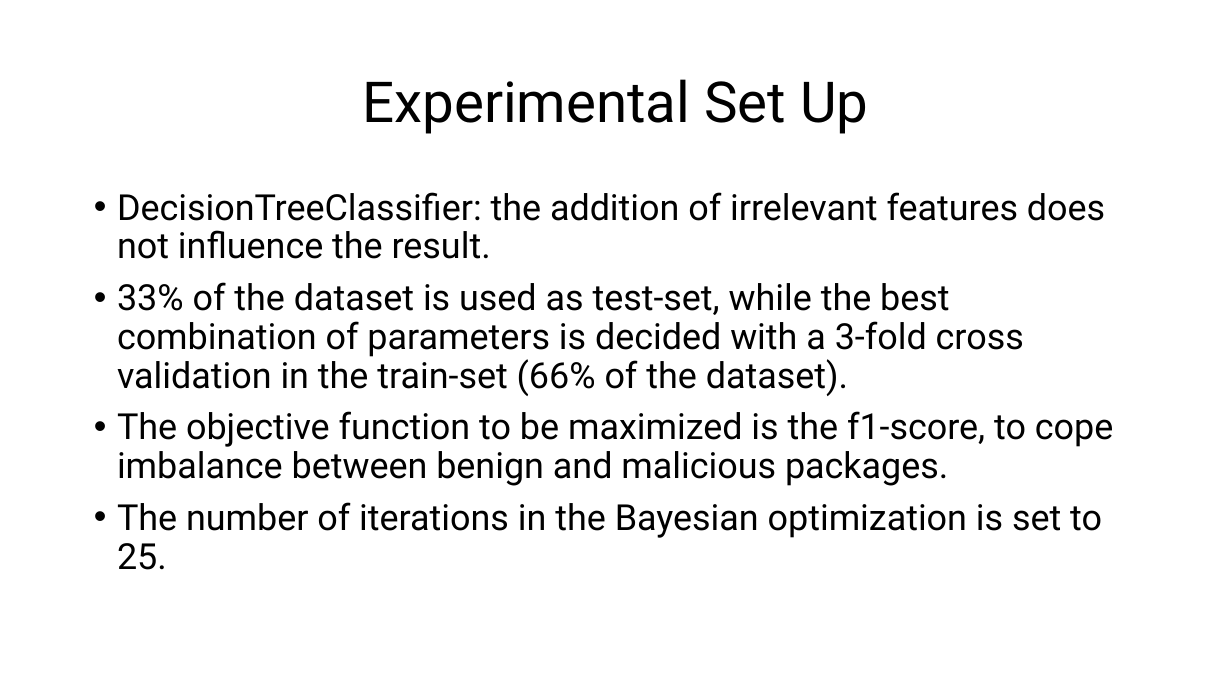
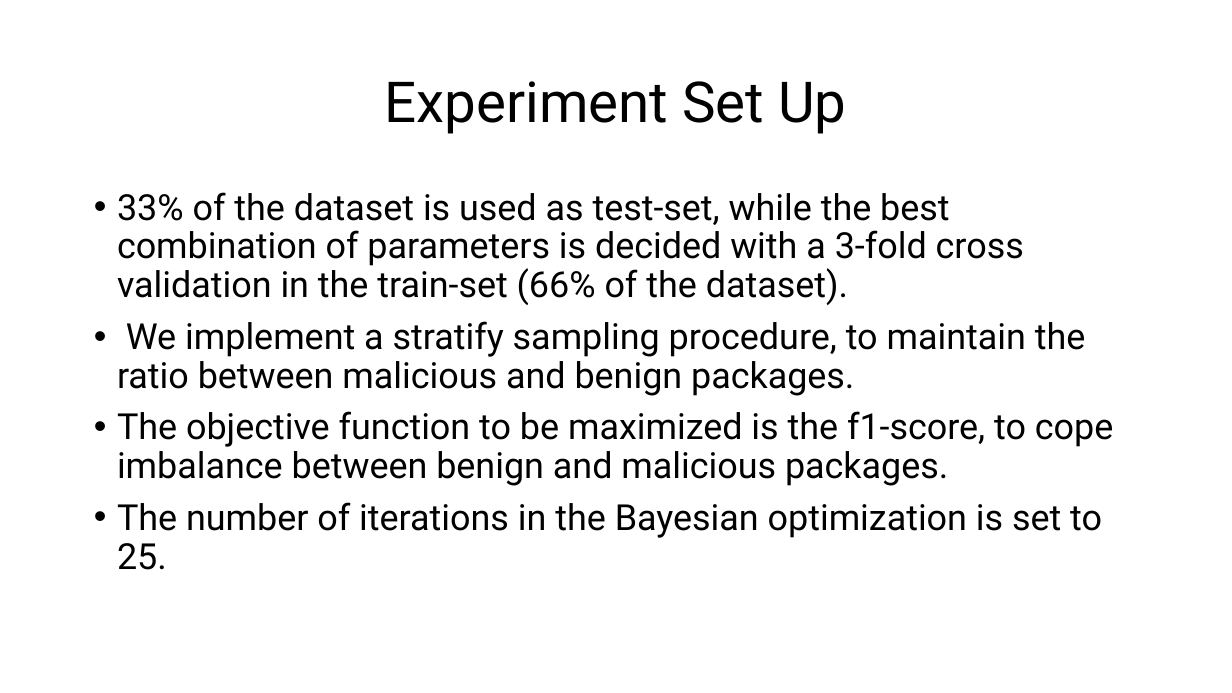
Before and after one commit to NicolaRonzoni/MLxOSA, a slide deck: slide 11 of MLxOSSA.pptx (slide 10 before the commit). Drawn at 1232x693 pixels with LibreOffice and Linux fonts; fonts in the diff are those of the drawing. Boxes give left, top, right and bottom in pixels: in the first picture for what was removed or moved away, otherwise in the second. Text is boxed around its words. In the diff, an @@ line names an element or a change of style, - is before the commit and + after.

```diff
--- a/MLxOSSA.pptx
+++ b/MLxOSSA.pptx
@@ title at <box>385,81,846,134</box>: text changed @@
-Experimental Set Up
+Experiment Set Up
@@ text at <box>117,192,1105,259</box>: paragraph removed @@
-• DecisionTreeClassifier: the addition of irrelevant features does not influence the result.
@@ text at <box>117,321,1086,396</box>: paragraph added @@
+• We implement a stratify sampling procedure, to maintain the ratio between malicious and benign packages.
```
Also in this commit, not shown: 1 other slide changed, 1 slide added.
